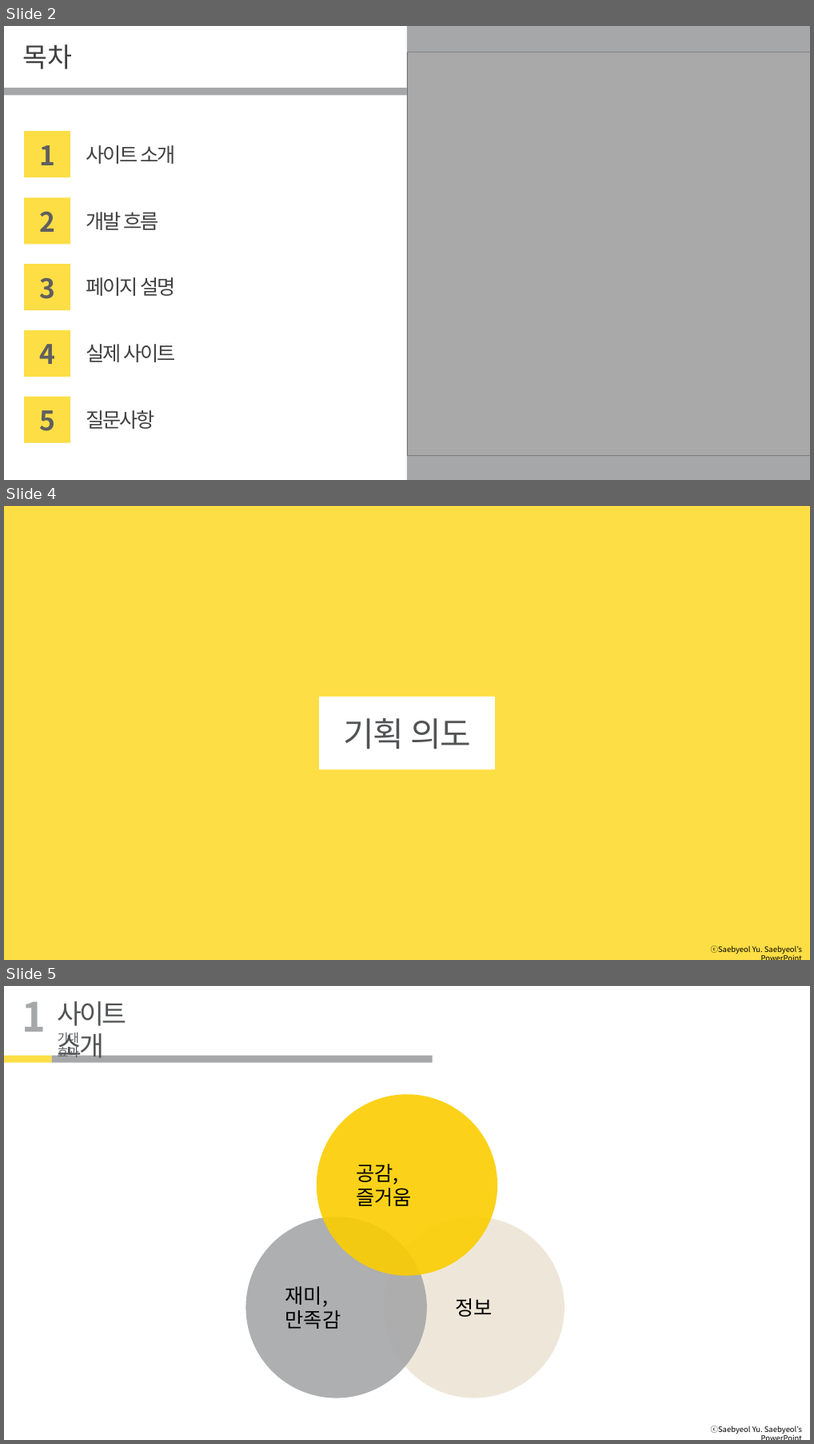
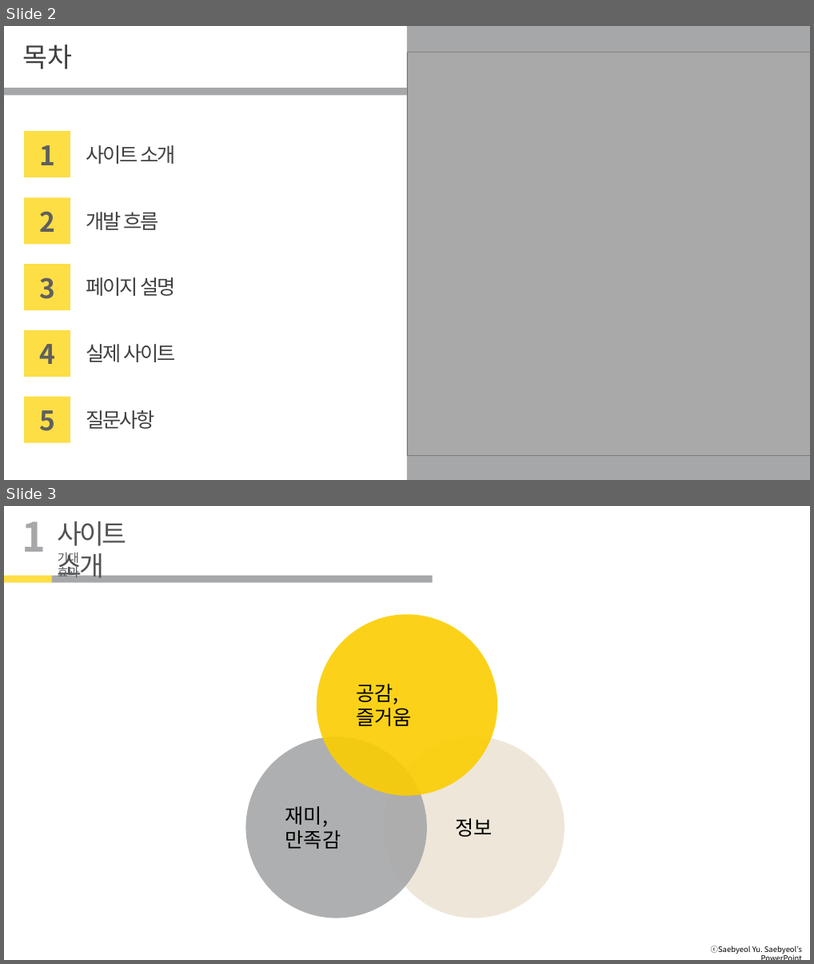
Before and after one commit to mercury0123/Aza_Project, a slide deck: AZA_PPT발표.pptx. Shown one above the other, each under a label of ours: slides 2, 4 and 5 before the commit, slides 2 and 3 after it; the slides between them are not shown. The pictures are 814x1444 and 814x964 pixels, drawn with LibreOffice and Linux fonts; fonts in the diff are those of the drawing; grey boxes stand for pictures. Boxes give left, top, right and bottom in pixels: in the first picture for what was removed or moved away, otherwise in the second. Text is boxed around its words. In the diff, an @@ line names an element or a change of style, - is before the commit and + after.

```diff
--- a/AZA_PPT발표.pptx
+++ b/AZA_PPT발표.pptx
@@ slide 4 removed at (4,506,810,960), background #FDDE45; not listed: 1 template element that a slide beside it also shows @@
@@ rectangle removed at (319,696,495,770) @@
-기획 의도
@@ what was slide 5 is now slide 3 @@
```
Also in this commit, not shown: 1 slide changed, 3 other slides removed, 2 other files.
